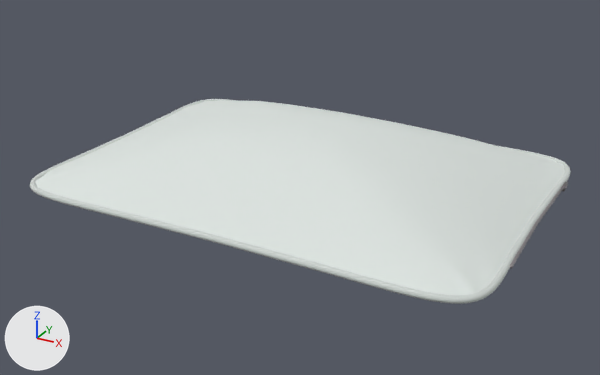
A saved change to the glTF model assets/models/n05.glb.
Camera for both pictures: a camera (50 mm lens) standing at (0.544, -1.005, 0.559) and looking at (0.004, -0.023, 0.068). The lights are fixed; the arrows at lower left show +X, +Y and +Z. The picture after the commit comes second. Where no turn or scale is listed for an object, it has been applied to the vertices.

Before the edit, the objects in view are built like this:
```python
ob_geometry_0 = bpy.data.objects.new('geometry_0', me_geometry_0)
ob_geometry_0.location = (0.0, 0.0, 0.08)
ob_geometry_1 = bpy.data.objects.new('geometry_1', me_geometry_1)
ob_geometry_1.location = (0.0, 0.0, 0.08)
ob_geometry_2 = bpy.data.objects.new('geometry_2', me_geometry_2)
ob_geometry_2.location = (0.0, 0.0, 0.08)
ob_geometry_3 = bpy.data.objects.new('geometry_3', me_geometry_3)
ob_geometry_3.location = (0.0, 0.0, 0.08)
```
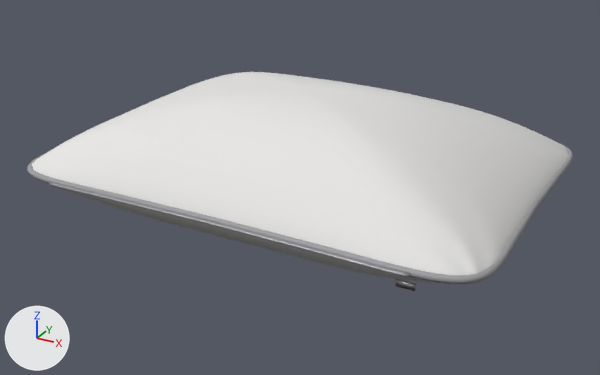
Diff of the bpy script that builds the scene:
```diff
--- a/assets/models/n05.glb.py
+++ b/assets/models/n05.glb.py
@@ mat_material_0 @@
 n0 = _N.new('ShaderNodeBsdfPrincipled'); n0.name = 'Principled BSDF'
-n0.inputs[0].default_value = (0.722, 0.773, 0.745, 1.0)  # 'Base Color', light grey #dde4e0
 n0.inputs[2].default_value = 0.95  # 'Roughness'
 n1 = _N.new('ShaderNodeOutputMaterial'); n1.name = 'Material Output'
+n2 = _N.new('ShaderNodeMix'); n2.name = 'Mix'
+n2.data_type = 'RGBA'
+n2.blend_type = 'MULTIPLY'
+n2.inputs[0].default_value = 1.0  # 'Factor'
+n2.inputs[7].default_value = (0.859, 0.851, 0.835, 1.0)  # 'B', white #eeeeec
+n3 = _N.new('ShaderNodeVertexColor'); n3.name = 'Color Attribute'
 _L.new(n0.outputs[0], n1.inputs[0])  # 'BSDF' to 'Surface'
+_L.new(n2.outputs[2], n0.inputs[0])  # 'Result' to 'Base Color'
+_L.new(n3.outputs[0], n2.inputs[6])  # 'Color' to 'A'
@@ mat_material_1 @@
 n0 = _N.new('ShaderNodeBsdfPrincipled'); n0.name = 'Principled BSDF'
-n0.inputs[0].default_value = (0.616, 0.659, 0.635, 1.0)  # 'Base Color', light grey #ced4d1
-n0.inputs[2].default_value = 0.85  # 'Roughness'
+n0.inputs[2].default_value = 0.8  # 'Roughness'
 n1 = _N.new('ShaderNodeOutputMaterial'); n1.name = 'Material Output'
+n2 = _N.new('ShaderNodeMix'); n2.name = 'Mix'
+n2.data_type = 'RGBA'
+n2.blend_type = 'MULTIPLY'
+n2.inputs[0].default_value = 1.0  # 'Factor'
+n2.inputs[7].default_value = (0.373, 0.369, 0.388, 1.0)  # 'B', grey #a4a4a7
+n3 = _N.new('ShaderNodeVertexColor'); n3.name = 'Color Attribute'
 _L.new(n0.outputs[0], n1.inputs[0])  # 'BSDF' to 'Surface'
+_L.new(n2.outputs[2], n0.inputs[0])  # 'Result' to 'Base Color'
+_L.new(n3.outputs[0], n2.inputs[6])  # 'Color' to 'A'
@@ mat_material_2 @@
 n0 = _N.new('ShaderNodeBsdfPrincipled'); n0.name = 'Principled BSDF'
-n0.inputs[0].default_value = (0.341, 0.318, 0.333, 1.0)  # 'Base Color', grey #9e999c
 n0.inputs[1].default_value = 0.6  # 'Metallic'
@@ mat_material_2 @@
 n1 = _N.new('ShaderNodeOutputMaterial'); n1.name = 'Material Output'
+n2 = _N.new('ShaderNodeMix'); n2.name = 'Mix'
+n2.data_type = 'RGBA'
+n2.blend_type = 'MULTIPLY'
+n2.inputs[0].default_value = 1.0  # 'Factor'
+n2.inputs[7].default_value = (0.373, 0.369, 0.388, 1.0)  # 'B', grey #a4a4a7
+n3 = _N.new('ShaderNodeVertexColor'); n3.name = 'Color Attribute'
 _L.new(n0.outputs[0], n1.inputs[0])  # 'BSDF' to 'Surface'
+_L.new(n2.outputs[2], n0.inputs[0])  # 'Result' to 'Base Color'
+_L.new(n3.outputs[0], n2.inputs[6])  # 'Color' to 'A'
@@ me_geometry_0 @@
-me_geometry_0.from_pydata(...)  # 16022 vertices, 32040 faces; spans x -0.342..0.342, y -0.243..0.243, z -0.08..0.08
+me_geometry_0.from_pydata(...)  # 16022 vertices, 32040 faces; spans x -0.342..0.342, y -0.243..0.243, z -0.105..0.105
+# me_geometry_0 part 1: 15842 of 16022 vertices moved; they spanned x -0.342..0.342, y -0.243..0.243, z -0.08..0.08 and now span x -0.342..0.342, y -0.243..0.243, z -0.105..0.105; mean shift (0.0, 0.0, 0.0); largest move (0.136, -0.097, -0.062) -> (0.136, -0.097, -0.088)
+# me_geometry_0 part 2: vertex colours changed
 me_geometry_0.materials.append(mat_material_0)
@@ me_geometry_2 @@
-me_geometry_2.from_pydata(...)  # 42 vertices, 80 faces; spans x 0.336..0.348, y -0.132..0.132, z -0.002..0.002
+me_geometry_2.from_pydata(...)  # 154 vertices, 304 faces; spans x -0.264..0.264, y -0.253..-0.24, z -0.002..0.002
+# me_geometry_2 part 3: 42 vertices removed from x 0.336..0.348, y -0.132..0.132, z -0.002..0.002; 154 vertices added at x -0.264..0.264, y -0.253..-0.24, z -0.002..0.002
 me_geometry_2.materials.append(mat_material_2)
@@ me_geometry_3 @@
-me_geometry_3.from_pydata(...)  # 8 vertices, 12 faces; spans x 0.346..0.35, y 0.1289..0.1509, z -0.0035..0.0035
+me_geometry_3.from_pydata(...)  # 8 vertices, 12 faces; spans x 0.2528..0.2748, y -0.2592..-0.2552, z -0.0115..-0.0045
+# me_geometry_3 part 4: the whole mesh is scaled about its middle by (5.5, 0.182, 1), then moved by (-0.0841, -0.3971, -0.008)
 me_geometry_3.materials.append(mat_material_3)
@@ ob_geometry_0 @@
 ob_geometry_0 = bpy.data.objects.new('geometry_0', me_geometry_0)
-ob_geometry_0.location = (0.0, 0.0, 0.08)
+ob_geometry_0.location = (0.0, 0.0, 0.105)
@@ ob_geometry_1 @@
 ob_geometry_1 = bpy.data.objects.new('geometry_1', me_geometry_1)
-ob_geometry_1.location = (0.0, 0.0, 0.08)
+ob_geometry_1.location = (0.0, 0.0, 0.105)
@@ ob_geometry_2 @@
 ob_geometry_2 = bpy.data.objects.new('geometry_2', me_geometry_2)
-ob_geometry_2.location = (0.0, 0.0, 0.08)
+ob_geometry_2.location = (0.0, 0.0, 0.105)
@@ ob_geometry_3 @@
 ob_geometry_3 = bpy.data.objects.new('geometry_3', me_geometry_3)
-ob_geometry_3.location = (0.0, 0.0, 0.08)
+ob_geometry_3.location = (0.0, 0.0, 0.105)
```

Pixel boxes (x1, y1, x2, y2) of what changed, in the pictures (600 x 375 px; the box of a moved part takes in the faces that stretch with it):
'geometry_0', recoloured, reshaped, moved (9% taller)
    before: (35, 100, 565, 295)
    after: (32, 72, 568, 284)
'geometry_1', recoloured, moved
    before: (30, 99, 571, 304)
    after: (27, 144, 573, 284)
'geometry_2', recoloured, reshaped, moved
    before: (510, 187, 563, 268)
    after: (49, 181, 410, 277)
'geometry_3', moved, rescaled
    before: (562, 181, 568, 192)
    after: (395, 279, 416, 291)
part 1 of me_geometry_0, moved or reshaped
    before: (35, 100, 565, 295)
    after: (32, 72, 568, 284)
